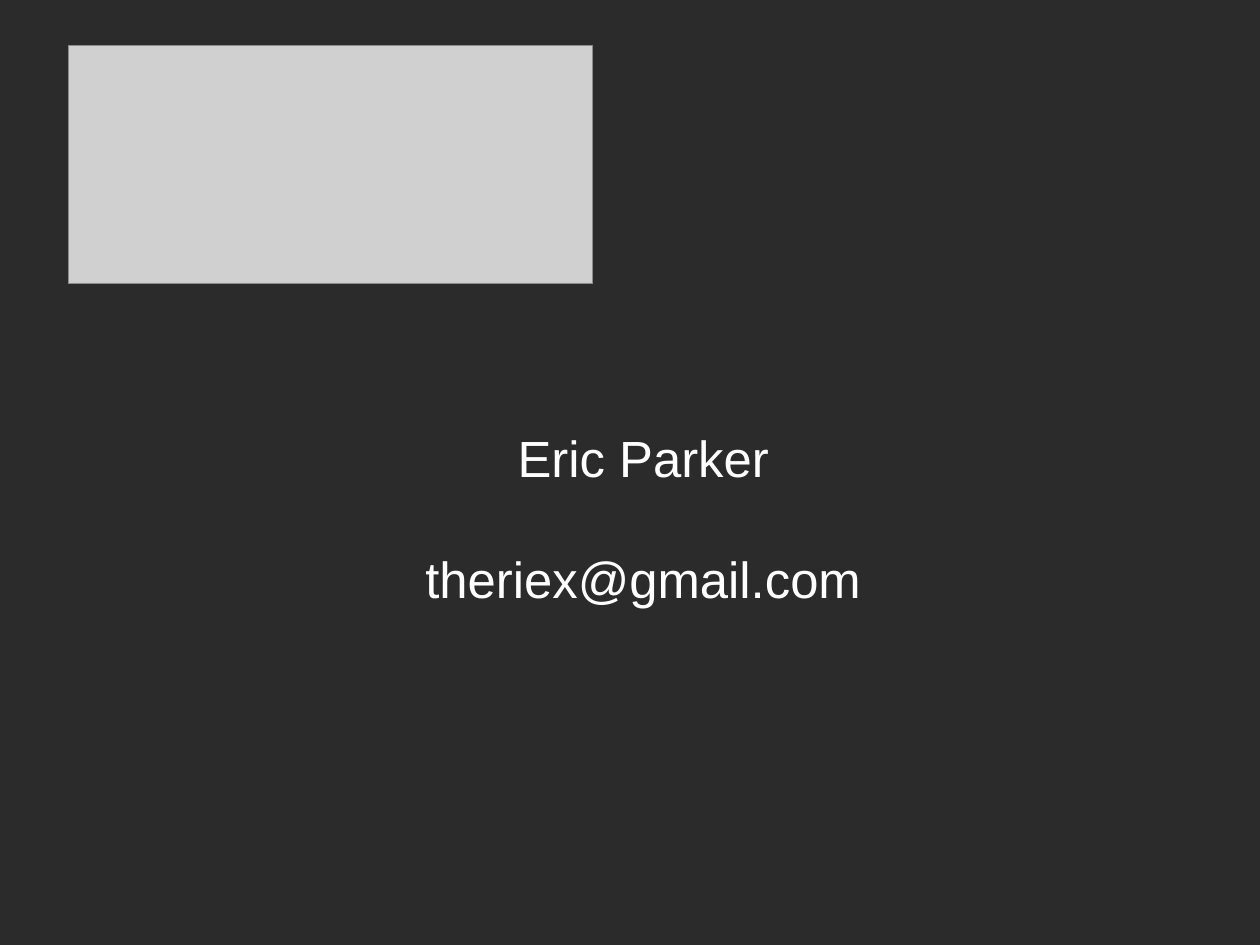
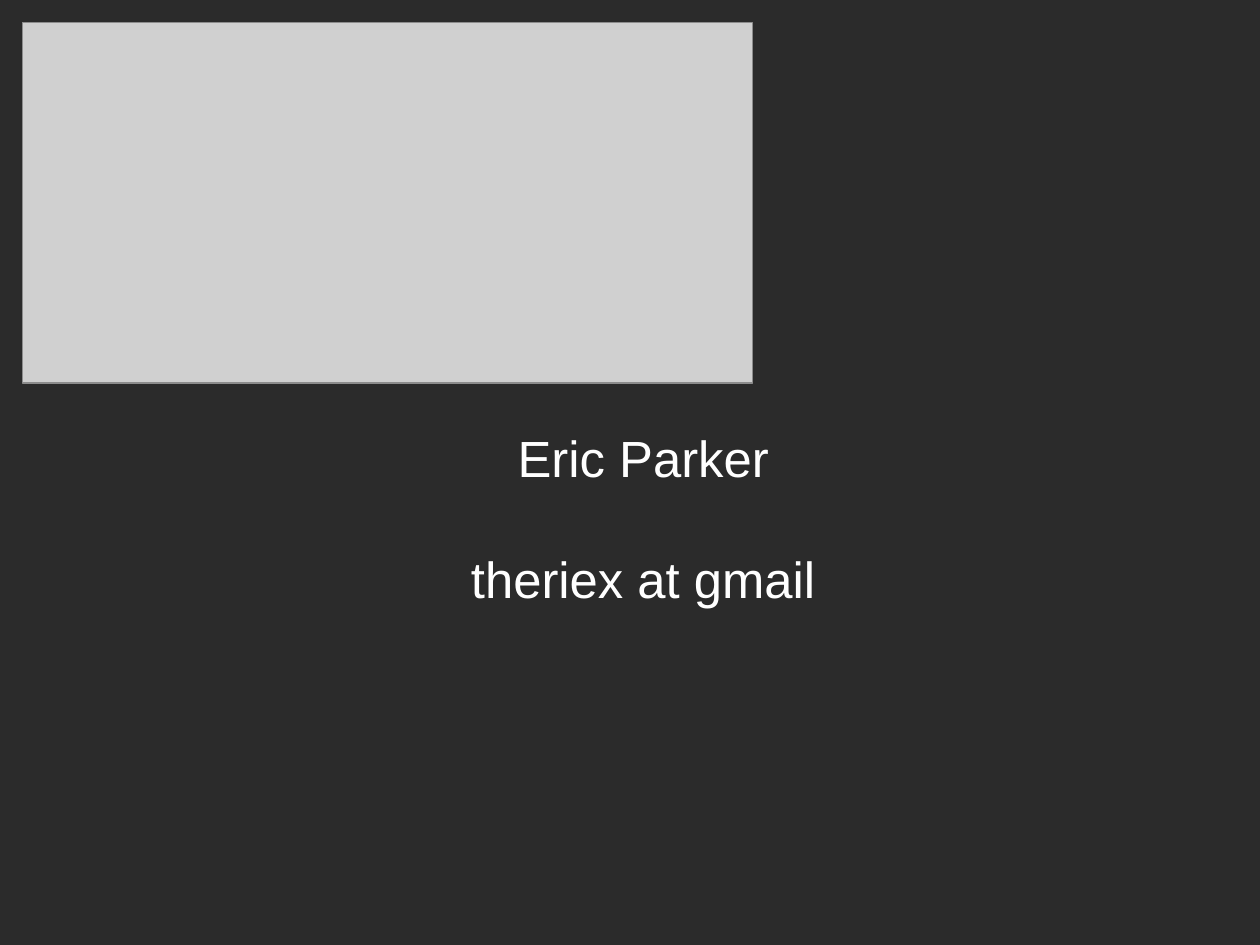
Before and after one commit to theriex/membic, a slide deck: slide 1 of docroot/docs/IntroSlides.odp. Drawn at 1260x945 pixels with LibreOffice and Linux fonts; fonts in the diff are those of the drawing; grey boxes stand for pictures; background and template pictures are left out; a plain dark background stands for a picture behind light text. Boxes give left, top, right and bottom in pixels: in the first picture for what was removed or moved away, otherwise in the second. Text is boxed around its words. In the diff, an @@ line names an element or a change of style, - is before the commit and + after.

```diff
--- a/docroot/docs/IntroSlides.odp
+++ b/docroot/docs/IntroSlides.odp
@@ picture: place and size @@
-picture at <box>69,46,593,284</box>
+picture at <box>23,23,753,383</box>
@@ subtitle at <box>471,561,815,609</box>: text changed @@
-theriex@gmail.com
+theriex at gmail
```
Also in this commit, not shown: 33 other files.
